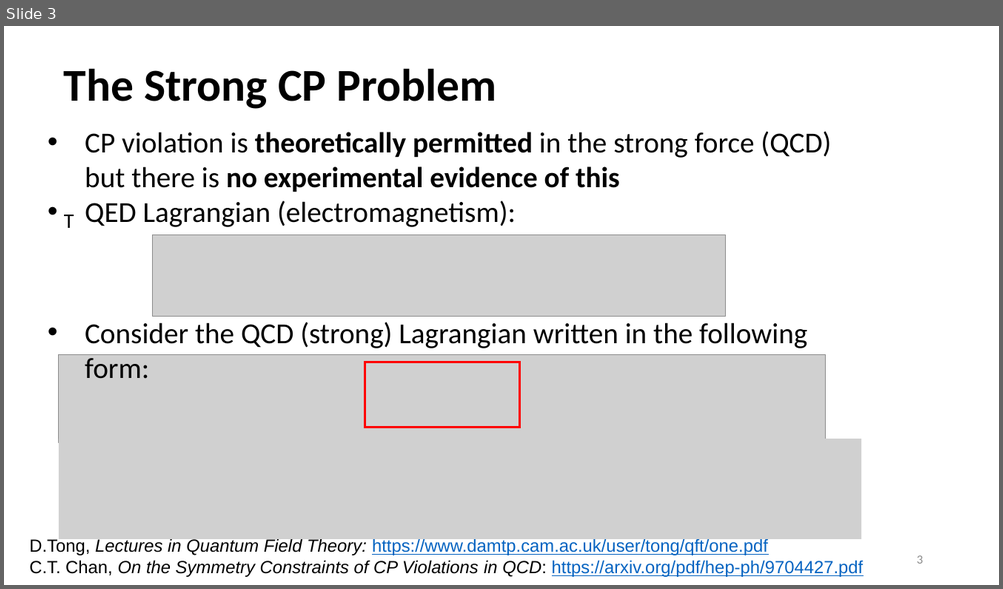
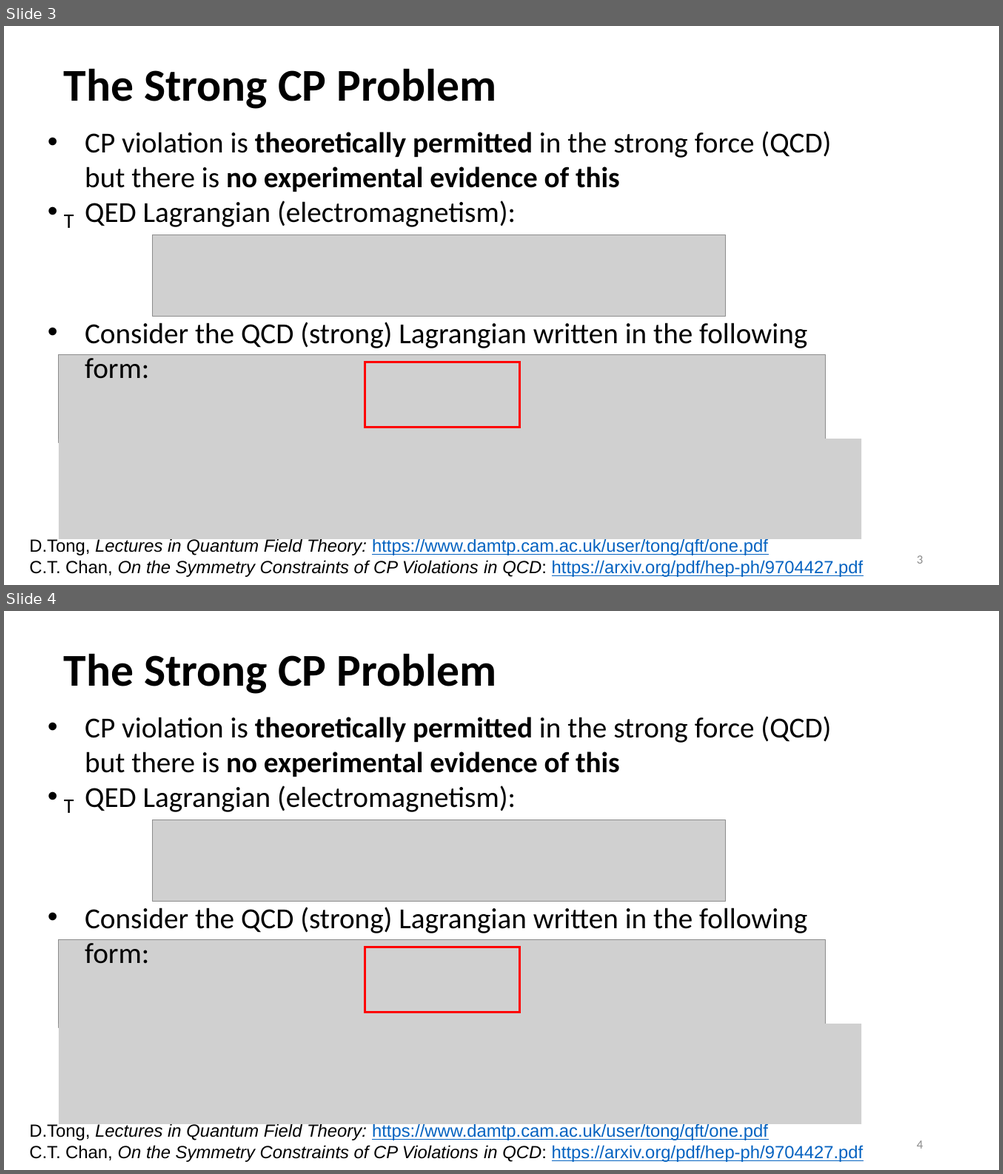
Before and after one commit to spemmaraju5/MSc-Physics-Monash-University, a slide deck: LHCb/LHCb Meeting Literature Review Talk 6-12-2022.pptx. Shown one above the other, each under a label of ours: slide 3 before the commit, slides 3 and 4 after it. The pictures are 1003x589 and 1003x1174 pixels, drawn with LibreOffice and Linux fonts; fonts in the diff are those of the drawing; grey boxes stand for pictures. Boxes give left, top, right and bottom in pixels: in the first picture for what was removed or moved away, otherwise in the second. Text is boxed around its words. In the diff, an @@ line names an element or a change of style, - is before the commit and + after.

```diff
--- a/LHCb/LHCb Meeting Literature Review Talk 6-12-2022.pptx
+++ b/LHCb/LHCb Meeting Literature Review Talk 6-12-2022.pptx
@@ slide 4 added at <box>4,611,999,1170</box>, background #FFFFFF @@
@@ title added at <box>64,653,496,694</box>, 44 pt, text #000000, bold @@
+The Strong CP Problem
@@ text added at <box>85,716,831,812</box>, 28 pt, text #000000 @@
+• CP violation is theoretically permitted in the strong force (QCD) but there is no experimental evidence of this
+• QED Lagrangian (electromagnetism):
@@ text added at <box>64,800,74,813</box>, 20 pt, text #000000 @@
+T
@@ picture added at <box>153,820,726,901</box> @@
@@ text added at <box>85,907,807,964</box>, 28 pt, text #000000 @@
+• Consider the QCD (strong) Lagrangian written in the following form:
@@ picture added at <box>59,940,825,1028</box> @@
@@ rectangle added at <box>365,948,520,1013</box>, outline #FF0000 2.25 pt @@
@@ picture added at <box>59,1025,861,1125</box> @@
@@ text added at <box>29,1123,863,1162</box>, 17 pt, text #000000 @@
+D.Tong, Lectures in Quantum Field Theory: https://www.damtp.cam.ac.uk/user/tong/qft/one.pdf
+C.T. Chan, On the Symmetry Constraints of CP Violations in QCD: https://arxiv.org/pdf/hep-ph/9704427.pdf
@@ page number added at <box>916,1141,922,1149</box>, 12 pt, text #8C8C8C @@
+4
```
Also in this commit, not shown: 21 other files.
